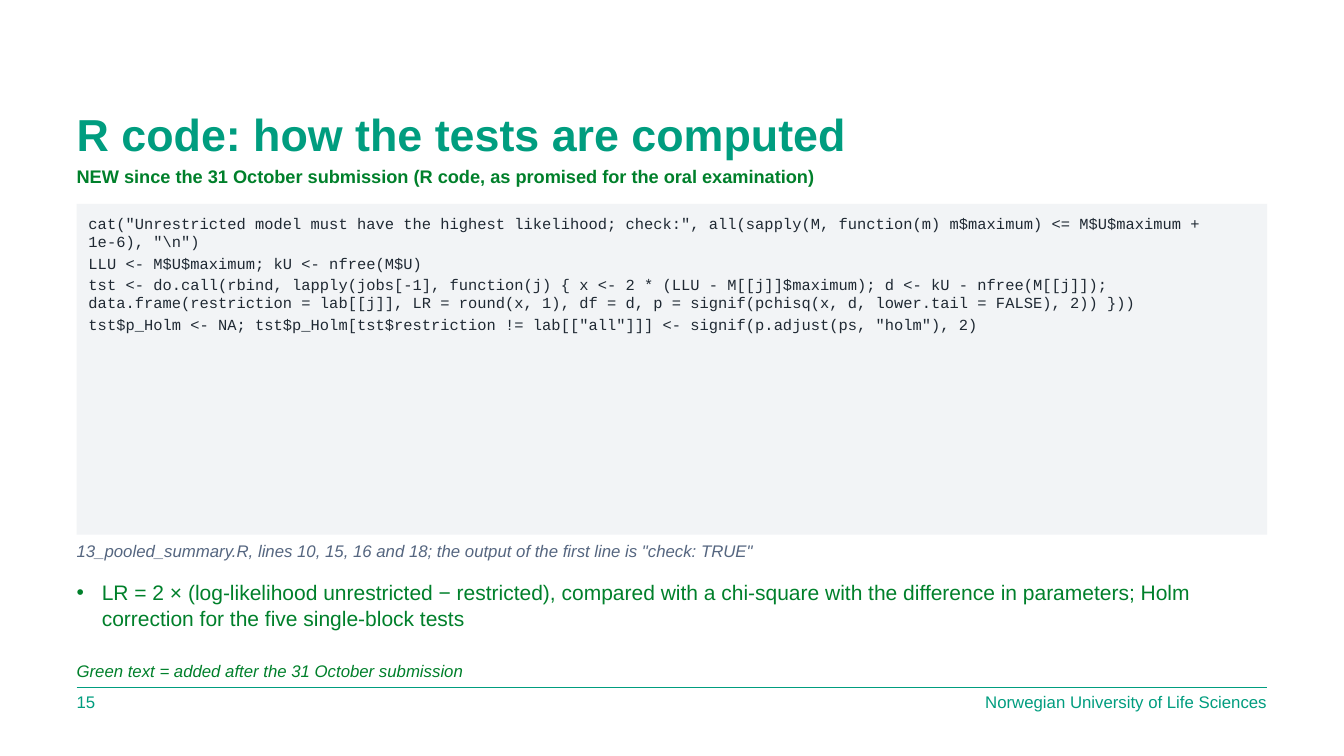
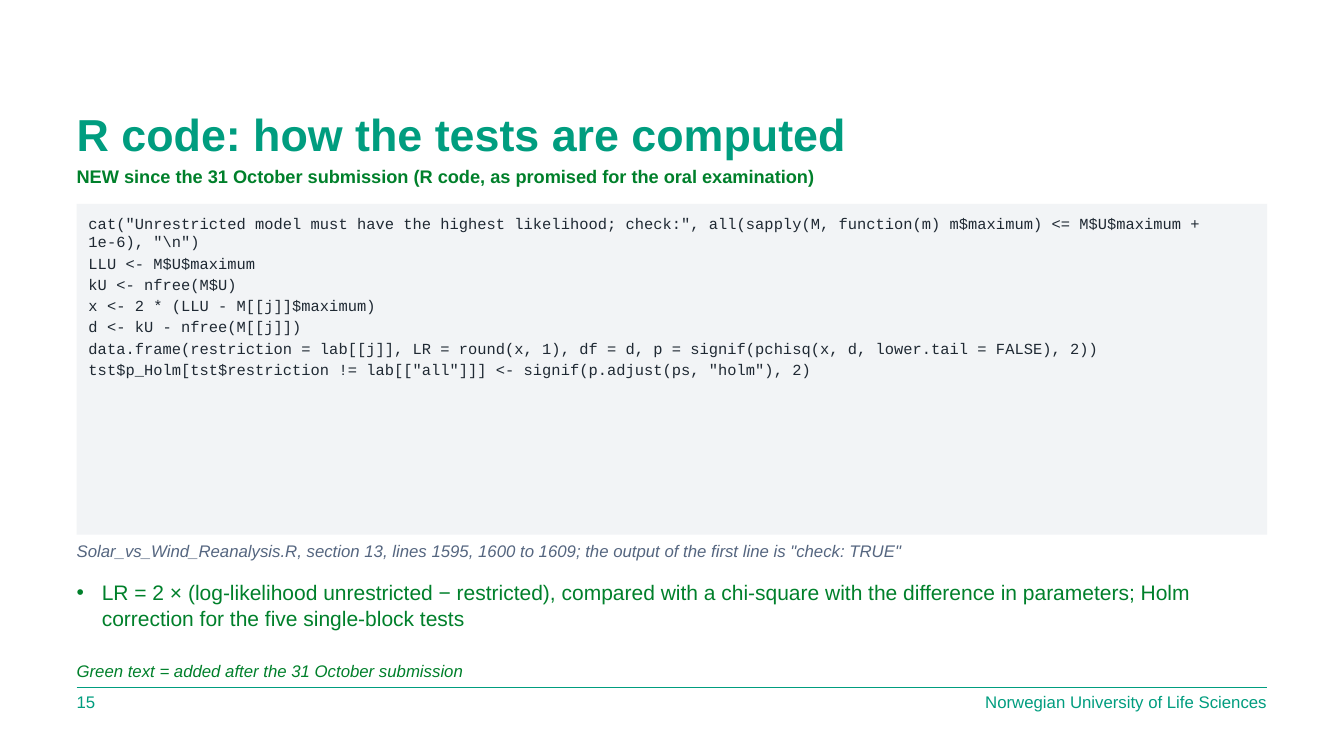
Before and after one commit to binosapk/Replication-of-Anders-et-al-2026-, a slide deck: slide 16 of docs/Defense_Presentation_13Nov.pptx. Drawn at 1344x756 pixels with LibreOffice and Linux fonts; fonts in the diff are those of the drawing; background and template pictures are left out. Boxes give left, top, right and bottom in pixels: in the first picture for what was removed or moved away, otherwise in the second. Text is boxed around its words. In the diff, an @@ line names an element or a change of style, - is before the commit and + after.

```diff
--- a/docs/Defense_Presentation_13Nov.pptx
+++ b/docs/Defense_Presentation_13Nov.pptx
@@ text in rectangle at box(88, 258, 1098, 378): text changed @@
-LLU <- M$U$maximum; kU <- nfree(M$U)
-tst <- do.call(rbind, lapply(jobs[-1], function(j) { x <- 2 * (LLU - M[[j]]$maximum); d <- kU - nfree(M[[j]]); data.frame(restriction = lab[[j]], LR = round(x, 1), df = d, p = signif(pchisq(x, d, lower.tail = FALSE), 2)) }))
-tst$p_Holm <- NA; tst$p_Holm[tst$restriction != lab[["all"]]] <- signif(p.adjust(ps, "holm"), 2)
+LLU <- M$U$maximum
+kU <- nfree(M$U)
+x <- 2 * (LLU - M[[j]]$maximum)
+d <- kU - nfree(M[[j]])
+data.frame(restriction = lab[[j]], LR = round(x, 1), df = d, p = signif(pchisq(x, d, lower.tail = FALSE), 2))
+tst$p_Holm[tst$restriction != lab[["all"]]] <- signif(p.adjust(ps, "holm"), 2)
@@ text at box(77, 545, 901, 561): text changed @@
-13_pooled_summary.R, lines 10, 15, 16 and 18; the output of the first line is "check: TRUE"
+Solar_vs_Wind_Reanalysis.R, section 13, lines 1595, 1600 to 1609; the output of the first line is "check: TRUE"
```
Also in this commit, not shown: 6 other slides changed, 26 other files.
